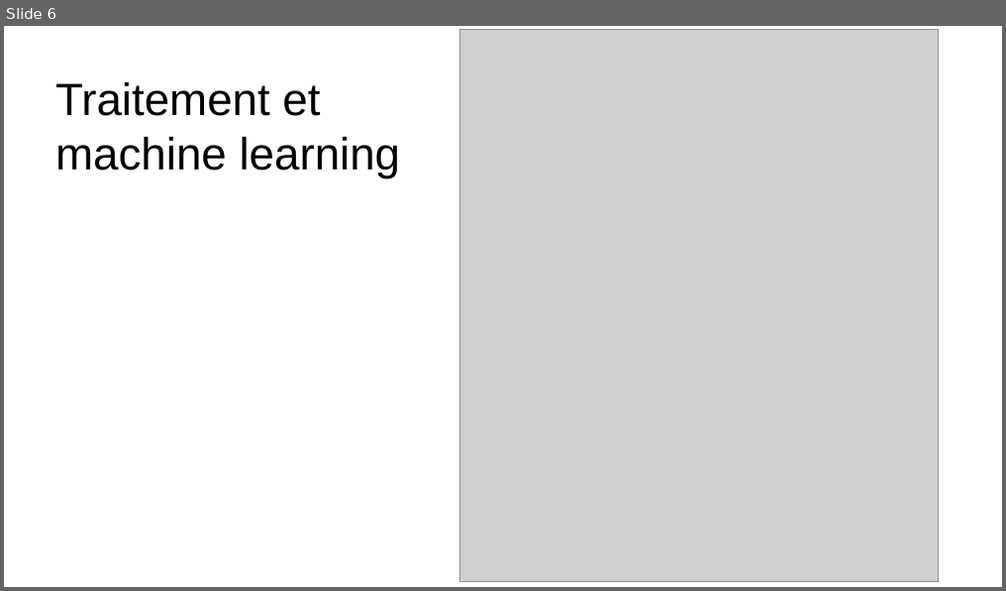
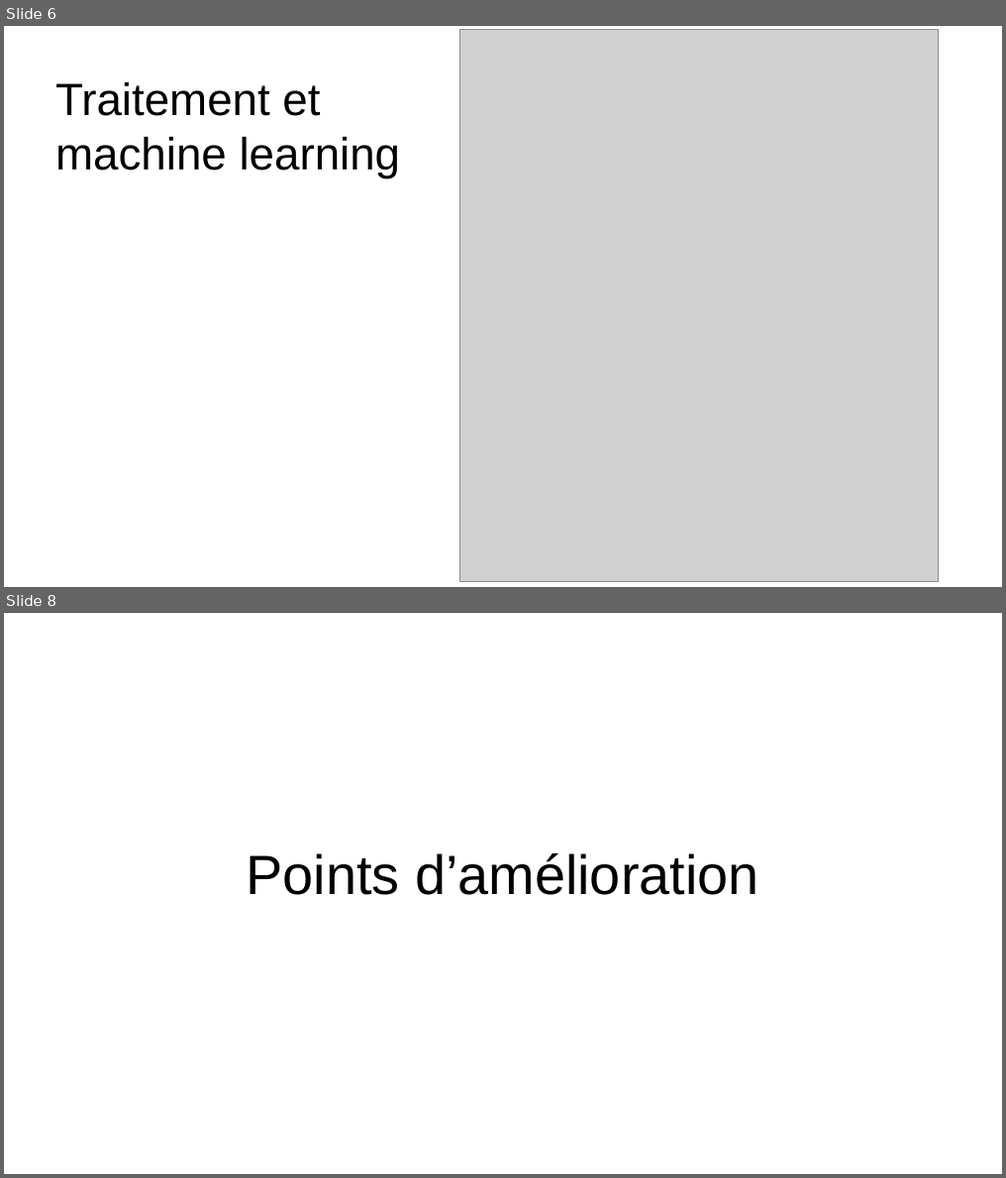
Before and after one commit to Koorg1996/filrouge, a slide deck: pieces_a_rendre/diapos.odp. Shown one above the other, each under a label of ours: slide 6 before the commit, slides 6 and 8 after it; the slides between them are not shown. The pictures are 1006x591 and 1006x1178 pixels, drawn with LibreOffice and Linux fonts; fonts in the diff are those of the drawing; grey boxes stand for pictures. Boxes give left, top, right and bottom in pixels: in the first picture for what was removed or moved away, otherwise in the second. Text is boxed around its words. In the diff, an @@ line names an element or a change of style, - is before the commit and + after.

```diff
--- a/pieces_a_rendre/diapos.odp
+++ b/pieces_a_rendre/diapos.odp
@@ slide 8 added at (4,613,1002,1174), background #FFFFFF @@
@@ title added at (246,854,759,895), 44 pt, text #000000 @@
+Points d’amélioration
```
Also in this commit, not shown: 2 other slides added, 1 slide removed, 5 other files.
